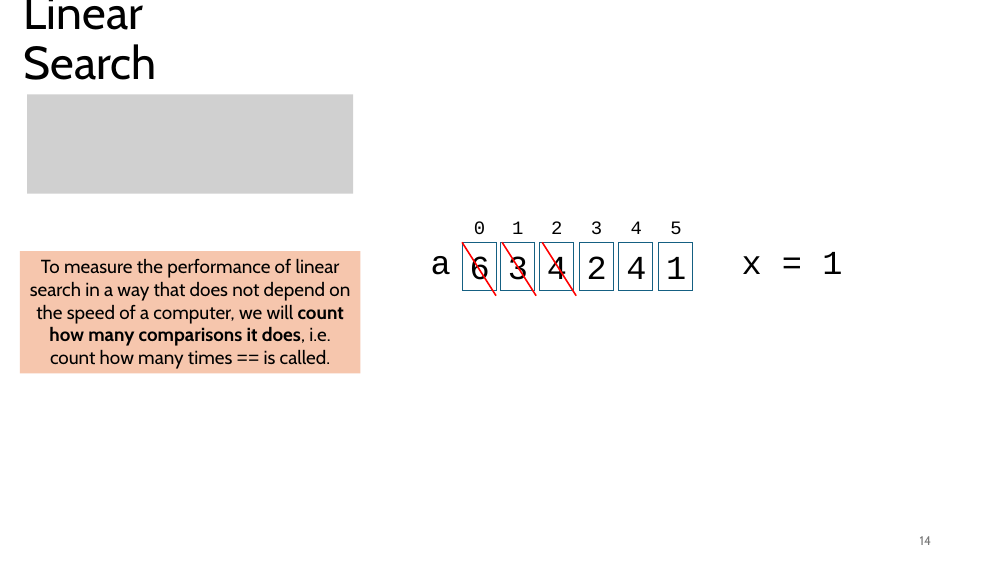
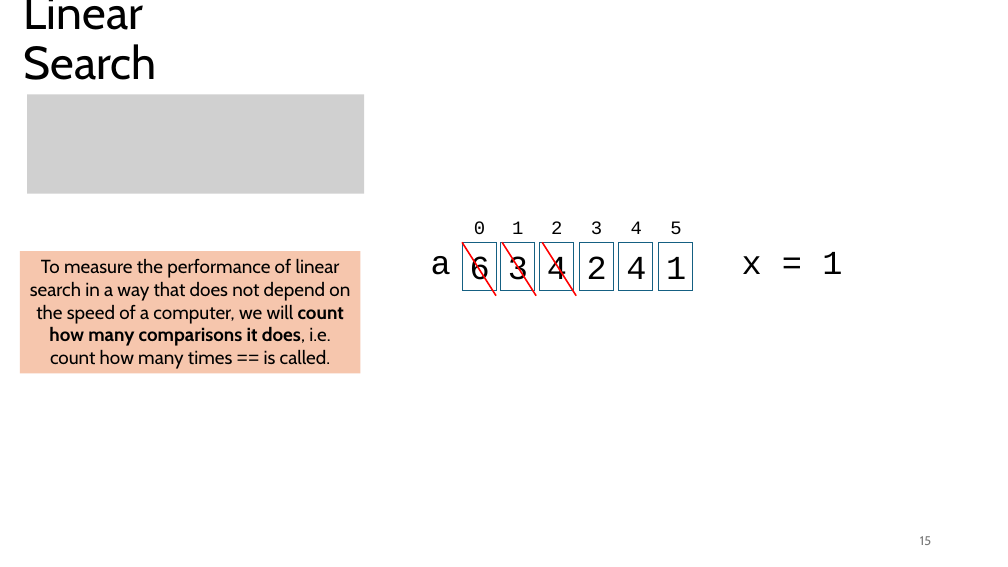
Before and after one commit to tjd1234/cmpt120fall2024, a slide deck: slide 15 of lecture_notes/chapter_algorithms/alg1_linear_search/chapter_linear_search.pptx (slide 14 before the commit). Drawn at 1008x567 pixels with LibreOffice and Linux fonts; fonts in the diff are those of the drawing; grey boxes stand for pictures. Boxes give left, top, right and bottom in pixels: in the first picture for what was removed or moved away, otherwise in the second. Text is boxed around its words. In the diff, an @@ line names an element or a change of style, - is before the commit and + after.

```diff
--- a/lecture_notes/chapter_algorithms/alg1_linear_search/chapter_linear_search.pptx
+++ b/lecture_notes/chapter_algorithms/alg1_linear_search/chapter_linear_search.pptx
@@ picture: place and size @@
-picture at box(27, 95, 353, 194)
+picture at box(27, 95, 364, 194)
@@ page number at box(920, 536, 931, 545): text changed @@
-14
+15
```
Also in this commit, not shown: 25 other slides changed, 8 slides added, 1 other file.
